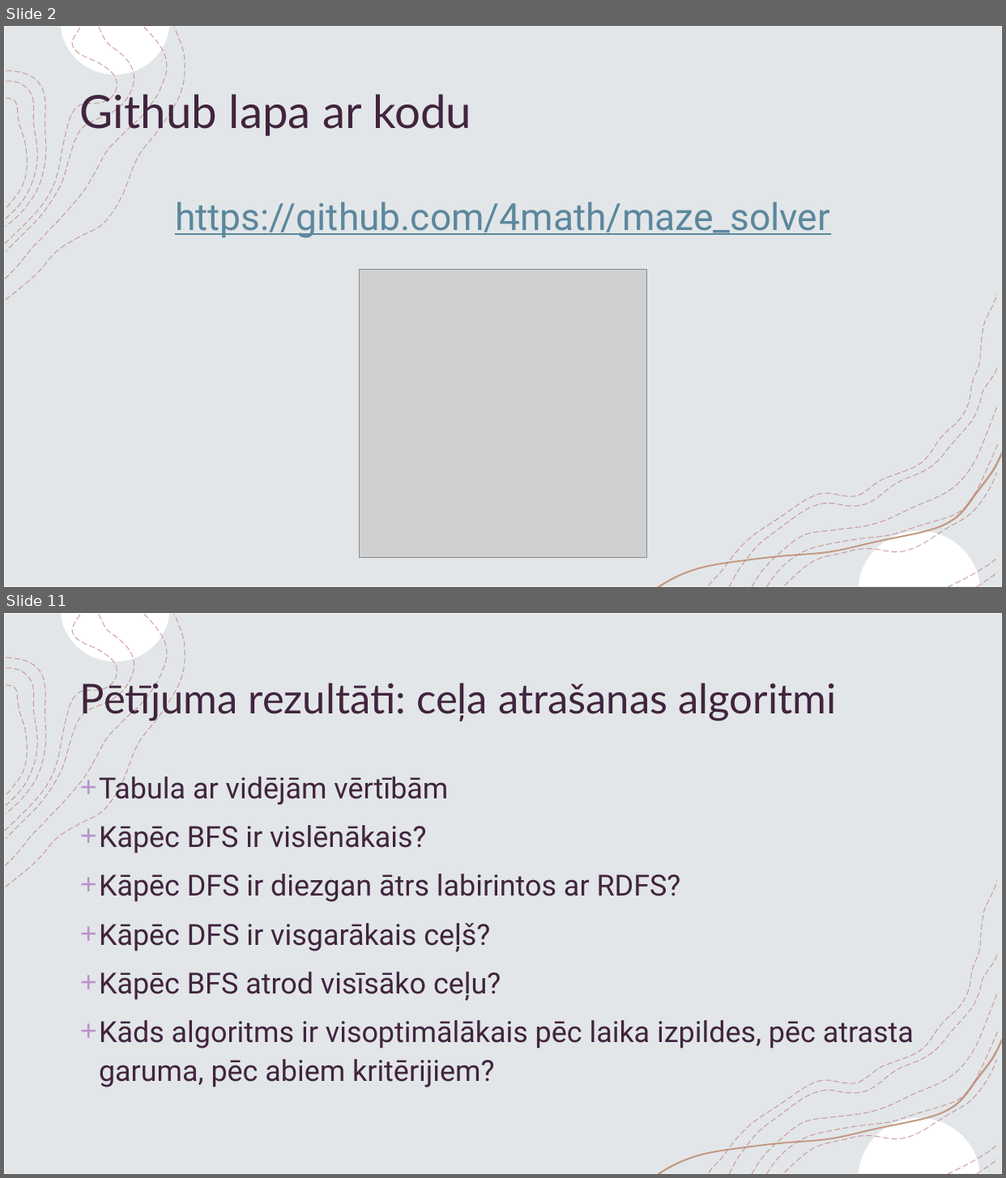
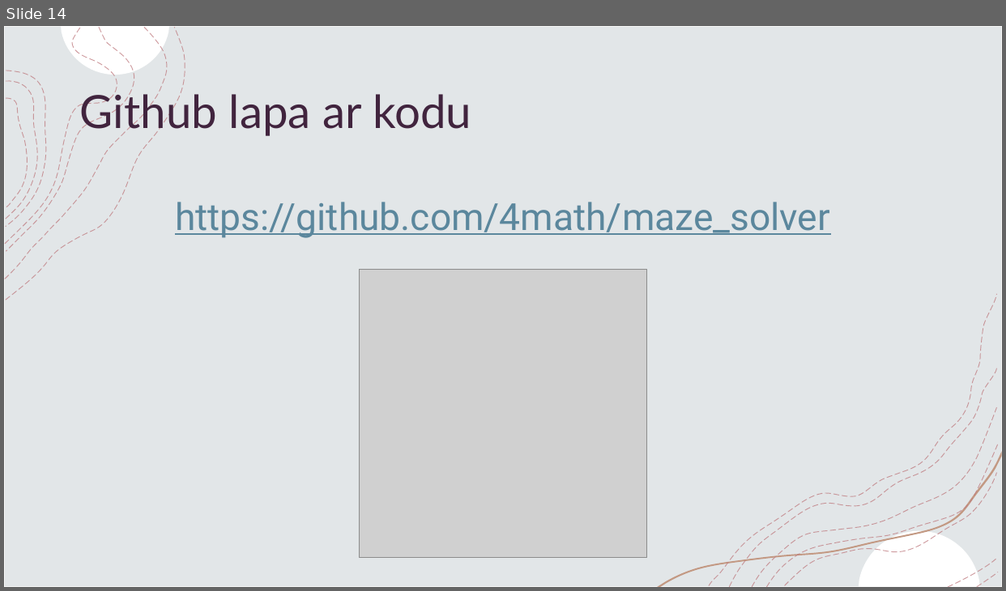
Before and after one commit to 4math/maze_solver, a slide deck: slides/Slides.pptx. Shown one above the other, each under a label of ours: slides 2 and 11 before the commit, slide 14 after it; the slides between them are not shown. The pictures are 1006x1178 and 1006x591 pixels, drawn with LibreOffice and Linux fonts; fonts in the diff are those of the drawing; grey boxes stand for pictures. Boxes give left, top, right and bottom in pixels: in the first picture for what was removed or moved away, otherwise in the second. Text is boxed around its words. In the diff, an @@ line names an element or a change of style, - is before the commit and + after.

```diff
--- a/slides/Slides.pptx
+++ b/slides/Slides.pptx
@@ slide 11 removed at [4,613,1002,1174], background #FFFFFF; not listed: 18 template elements that a slide beside it also shows @@
@@ title removed at [80,678,837,721] @@
-Pētījuma rezultāti: ceļa atrašanas algoritmi
@@ text removed at [99,772,914,1088] @@
-+ Tabula ar vidējām vērtībām
-+ Kāpēc BFS ir vislēnākais?
-+ Kāpēc DFS ir diezgan ātrs labirintos ar RDFS?
-+ Kāpēc DFS ir visgarākais ceļš?
-+ Kāpēc BFS atrod visīsāko ceļu?
-+ Kāds algoritms ir visoptimālākais pēc laika izpildes, pēc atrasta garuma, pēc abiem kritērijiem?
@@ what was slide 2 is now slide 14 @@
```
Also in this commit, not shown: 10 slides changed, 1 other file.
